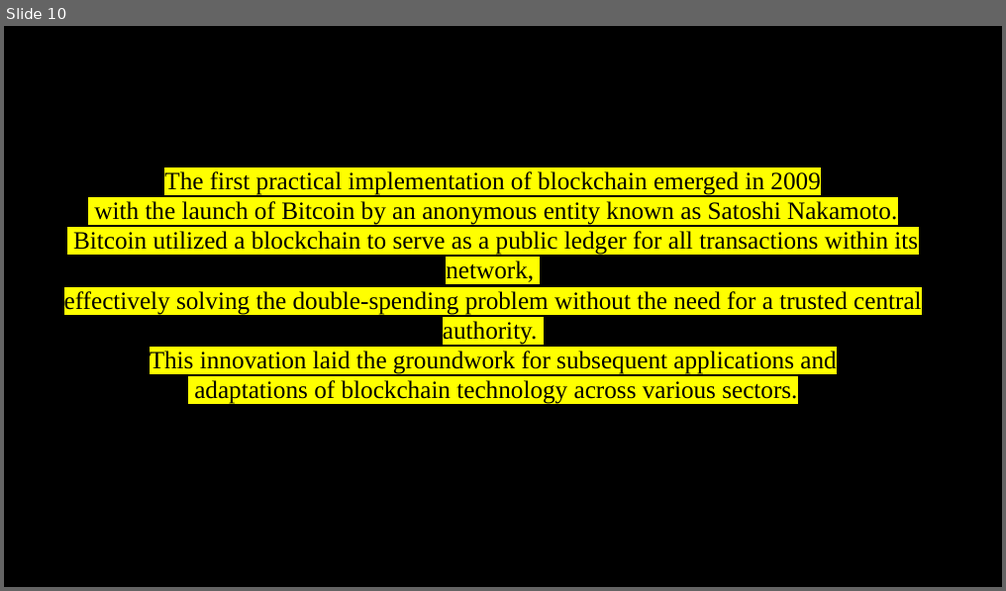
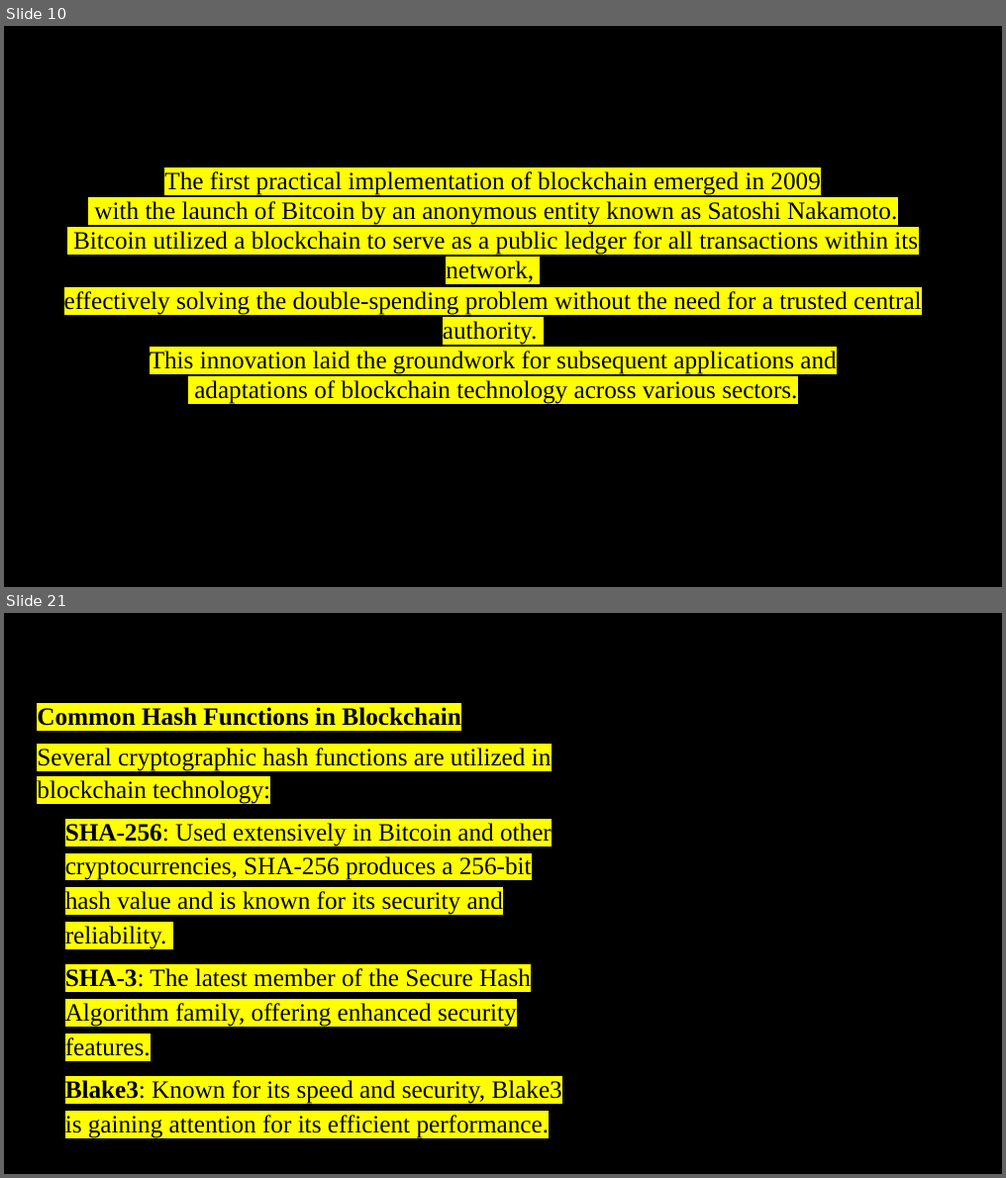
Before and after one commit to VaishakRajesh/seminar, a slide deck: Presentation Seminar.pptx. Shown one above the other, each under a label of ours: slide 10 before the commit, slides 10 and 21 after it; the slides between them are not shown. The pictures are 1006x591 and 1006x1178 pixels, drawn with LibreOffice and Linux fonts; fonts in the diff are those of the drawing; background and template pictures are left out. Boxes give left, top, right and bottom in pixels: in the first picture for what was removed or moved away, otherwise in the second. Text is boxed around its words. In the diff, an @@ line names an element or a change of style, - is before the commit and + after.

```diff
--- a/Presentation Seminar.pptx
+++ b/Presentation Seminar.pptx
@@ slide 21 added at (4,613,1002,1174), background picture (left out) @@
@@ text added at (37,707,562,1139), 24 pt, text #000000 @@
+Common Hash Functions in Blockchain
+Several cryptographic hash functions are utilized in blockchain technology:
+• SHA-256: Used extensively in Bitcoin and other cryptocurrencies, SHA-256 produces a 256-bit hash value and is known for its security and reliability.
+• SHA-3: The latest member of the Secure Hash Algorithm family, offering enhanced security features.
+• Blake3: Known for its speed and security, Blake3 is gaining attention for its efficient performance.
```
Also in this commit, not shown: 10 other slides added, 17 other files.
